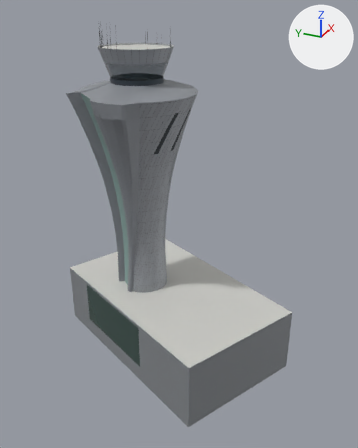
A saved change to the glTF model sfo3d/data/buildings3d/tower_lod2.glb.
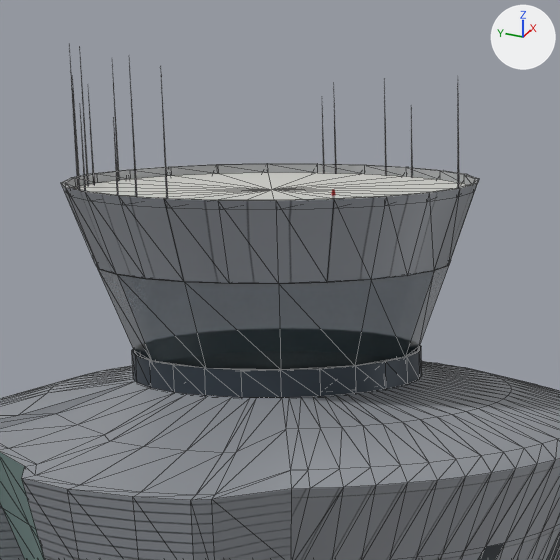
The first picture shows the older version from a 50 mm lens placed at (-826.2, -371.6, 75.4), pointed at (-742.0, -333.8, 33.3). The close-ups show the older and then the newer version on the part from 24% to 53% of the width and 3% to 26% of the height of that picture. Only the edits that show in the close-ups are written down. Lighting does not change. The marker at upper right points along +X, +Y and +Z. The close-ups show mesh edges as thin lines. Where no turn or scale is listed for an object, it has been applied to the vertices. Vertices at exactly the same position are counted once.

Objects in the first close-up: 'L2_cab', 'L2_cab_glass', 'L2_flare_deck', 'L2_landside', 'L2_ribbon', 'L2_roof_masts', 'L2_shaft'.
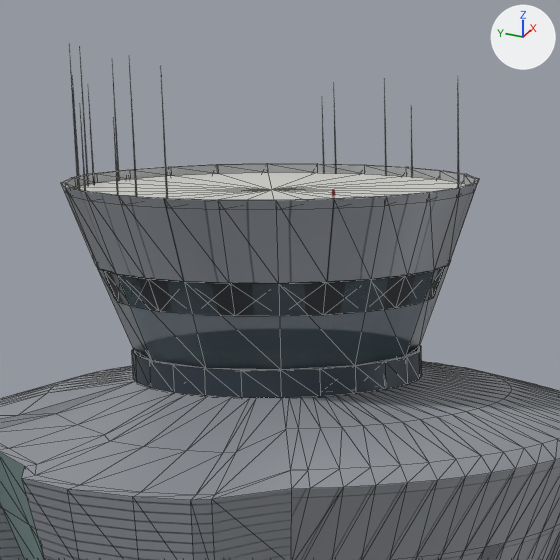
Boxes [x1, y1, x2, y2] around the edits, measured in the close-ups (560 x 560 px):
'L2_cab_glass', recoloured, surface changed: [100, 266, 448, 370] in both
part 1 of me_l2_cab, added: after [103, 267, 445, 316]
part 2 of me_l2_cab, recoloured: [103, 266, 446, 284] in both
part 3 of me_l2_shaft, recoloured: [478, 533, 560, 560] in both

Patch to the scene script:
```diff
--- a/sfo3d/data/buildings3d/tower_lod2.glb.py
+++ b/sfo3d/data/buildings3d/tower_lod2.glb.py
@@ img_tile_slot_color @@
+img_tile_slot_color = load_image('tile_slot_color', '_unpacked/tile_slot_color', 1024, 1024, 'sRGB')
@@ mat_cab_glass @@
 mat_cab_glass = principled_material('cab_glass')
-mat_cab_glass.base_color = (0.0382, 0.0612, 0.0685)  # greyish cyan #37464a
+mat_cab_glass.base_color = (0.0802, 0.122, 0.144)  # greyish blue #50626a
 mat_cab_glass.roughness = 0.04
-mat_cab_glass.alpha = 0.5
+mat_cab_glass.alpha = 0.6
@@ mat_slot_screen_l2 @@
+mat_slot_screen_l2 = principled_material('slot_screen.L2')
+mat_slot_screen_l2.texture = img_tile_slot_color
+mat_slot_screen_l2.metallic = 0.15
+mat_slot_screen_l2.roughness = 0.6
@@ mat_cab_shade_l2 @@
+mat_cab_shade_l2 = principled_material('cab_shade.L2')
+mat_cab_shade_l2.base_color = (0.0343, 0.0369, 0.0423)  # dark grey #34363a
+mat_cab_shade_l2.roughness = 0.85
@@ mat_cab_floor_l2 @@
+mat_cab_floor_l2 = principled_material('cab_floor.L2')
+mat_cab_floor_l2.base_color = (0.0685, 0.0685, 0.0723)  # dark grey #4a4a4c
+mat_cab_floor_l2.roughness = 0.9
@@ mat_cab_ceiling_l2 @@
+mat_cab_ceiling_l2 = principled_material('cab_ceiling.L2')
+mat_cab_ceiling_l2.base_color = (0.0482, 0.0482, 0.0513)  # dark grey #3e3e40
+mat_cab_ceiling_l2.roughness = 0.9
@@ me_l2_cab @@
 # used by ob_l2_cab; location = (-740.5, -324.5, 3.0)
-me_l2_cab.from_pydata(...)  # 219 vertices, 360 faces; spans x -5.75..8.75, y -6.25..8.25, z 57.4..64.0
+me_l2_cab.from_pydata(...)  # 315 vertices, 456 faces; spans x -5.75..8.75, y -6.25..8.25, z 57.4..64.0
+# me_l2_cab part 1: a new loose piece of 48 vertices spanning x -4.62..7.62, y -5.12..7.12, z 60.19..61.29, in mat_cab_shade_l2 (dark grey #34363a)
+# me_l2_cab part 2: 24 faces spanning x -4.74..7.74, y -5.24..7.24, z 61.29 switch from mat_cab_interior_l2 (black #2a2a2c) to mat_cab_ceiling_l2 (dark grey #3e3e40)
+# other edits to the shape of me_l2_cab do not show in these pictures
 me_l2_cab.materials.append(mat_plinth_l2)
@@ me_l2_cab @@
 me_l2_cab.materials.append(mat_roof_deck_l2)
+me_l2_cab.materials.append(mat_cab_floor_l2)  # dark grey #4a4a4c
+me_l2_cab.materials.append(mat_cab_shade_l2)  # dark grey #34363a
@@ me_l2_shaft @@
 me_l2_shaft.from_pydata(...)  # 681 vertices, 1229 faces; spans x -10.0..11.5, y -11.5..11.5, z 12.8..55.9
 # used by ob_l2_shaft; location = (-740.5, -324.5, 3.0)
+# me_l2_shaft part 3: all 54 faces that had it switch from mat_slot_l2 (dark grey #343a40) to mat_slot_screen_l2 (picture img_tile_slot_color)
 me_l2_shaft.materials.append(mat_clad_l2)
```
